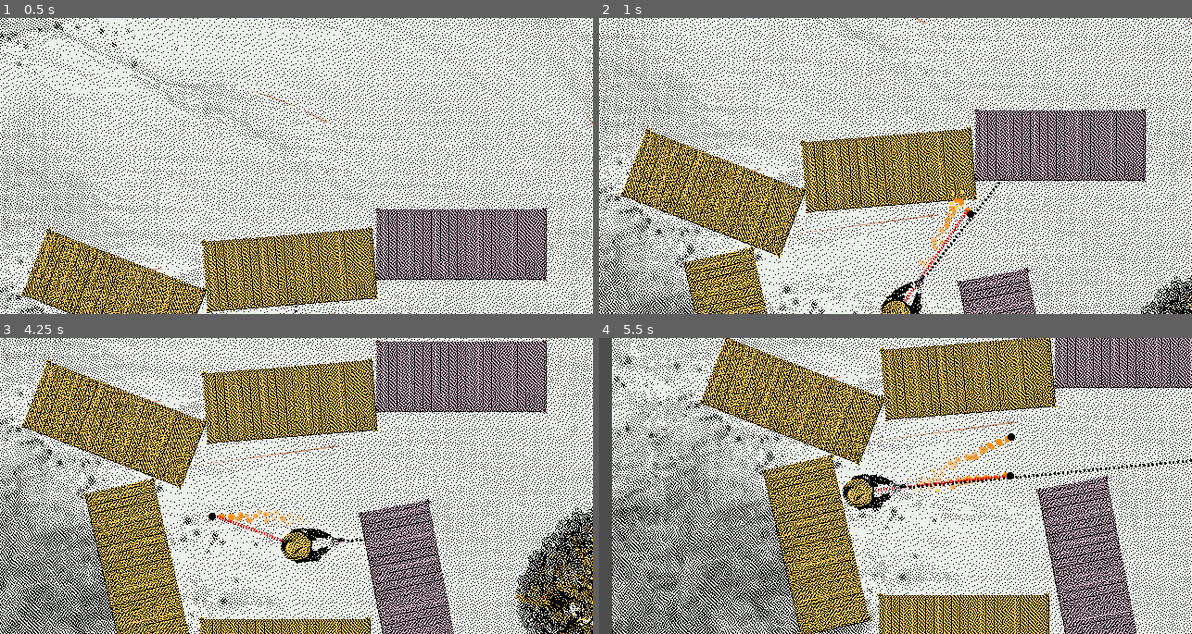
Above: before the commit, frames 1-4 (two rows, left to right).
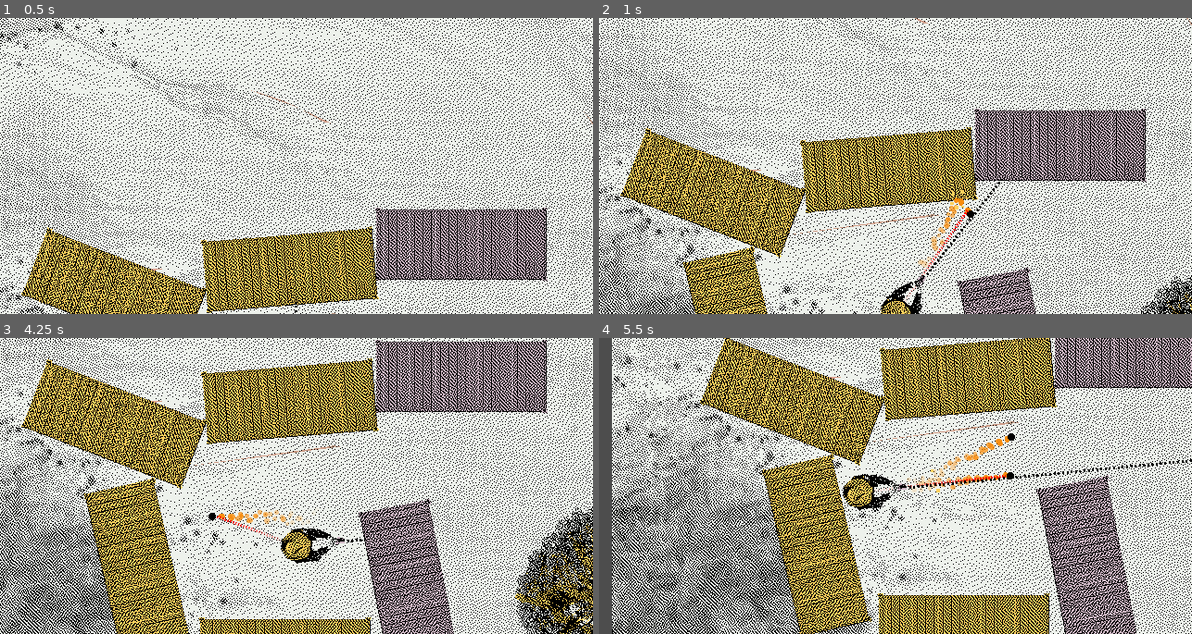
Above: after the commit, the same moments.

Repository: HalfdanBrage/nordicGame
Game: Godot game, scene res://Levels/test-level-1.tscn
Same seed, same stepped clock (60 frames per second), same inputs: the game is played once before the commit and once after it. This scene is started directly instead of the project's main scene.
Inputs (mouse positions are in pixels of both pictures, inside the frame that each line leads up to):
- Up to frame 1 (0.5 s): no input
- Up to frame 2 (1 s): move the mouse to (1025, 151) at 0.52 s; tap Space (shoot) at 0.6 s
- Up to frame 3 (4.25 s): move the mouse to (177, 500) at 1.27 s; tap X (swap) at 1.35, 2.85 s; move the mouse to (355, 420) at 2.02 s; tap Space (shoot) at 2.1, 3.6 s; move the mouse to (266, 545) at 2.77 s; move the mouse to (474, 530) at 3.52 s
- Up to frame 4 (5.5 s): move the mouse to (717, 441) at 4.27 s; tap X (swap) at 4.35 s; move the mouse to (925, 486) at 5.02 s; tap Space (shoot) at 5.1 s

Frame 1 is identical in both runs. In frame 2, less than 0.1% of the frame differs, in the area x 51-61%, y 68-96%; in frame 3, less than 0.1%; in frame 4, less than 0.1%.

Commit message:
prettied line to swappable bullet

Diff:
--- a/Entities/Player/player.tscn
+++ b/Entities/Player/player.tscn
@@ -1,10 +1,14 @@
-[gd_scene load_steps=9 format=3 uid="uid://mgb64uhgo0cu"]
+[gd_scene load_steps=10 format=3 uid="uid://mgb64uhgo0cu"]
 
 [ext_resource type="Script" path="res://Entities/Player/player.gd" id="1_iue56"]
 [ext_resource type="Texture2D" uid="uid://n1ewako8a01q" path="res://Assets/Texture/dashed_active_texture2.png" id="2_ggsop"]
 [ext_resource type="Texture2D" uid="uid://dm24o6fn7v3v5" path="res://Assets/Texture/dashed_texture.png" id="2_j3pj5"]
 [ext_resource type="Texture2D" uid="uid://bm88b8iry4itf" path="res://Assets/Player/player_aim.png" id="3_fulid"]
 [ext_resource type="AudioStream" uid="uid://huf35tkqq2ft" path="res://SFX/pew.wav" id="5_5sbuj"]
+
+[sub_resource type="Gradient" id="Gradient_1xwgm"]
+offsets = PackedFloat32Array(0, 0.344086, 0.451613, 1)
+colors = PackedColorArray(1, 1, 1, 0, 1, 1, 1, 0, 1, 1, 1, 1, 1, 1, 1, 1)
 
 [sub_resource type="SpriteFrames" id="SpriteFrames_pe4d0"]
 animations = [{
@@ -37,6 +41,7 @@
 texture_repeat = 2
 points = PackedVector2Array(0, 0, 92, -13)
 width = 3.0
+gradient = SubResource("Gradient_1xwgm")
 texture = ExtResource("2_ggsop")
 texture_mode = 1
 
